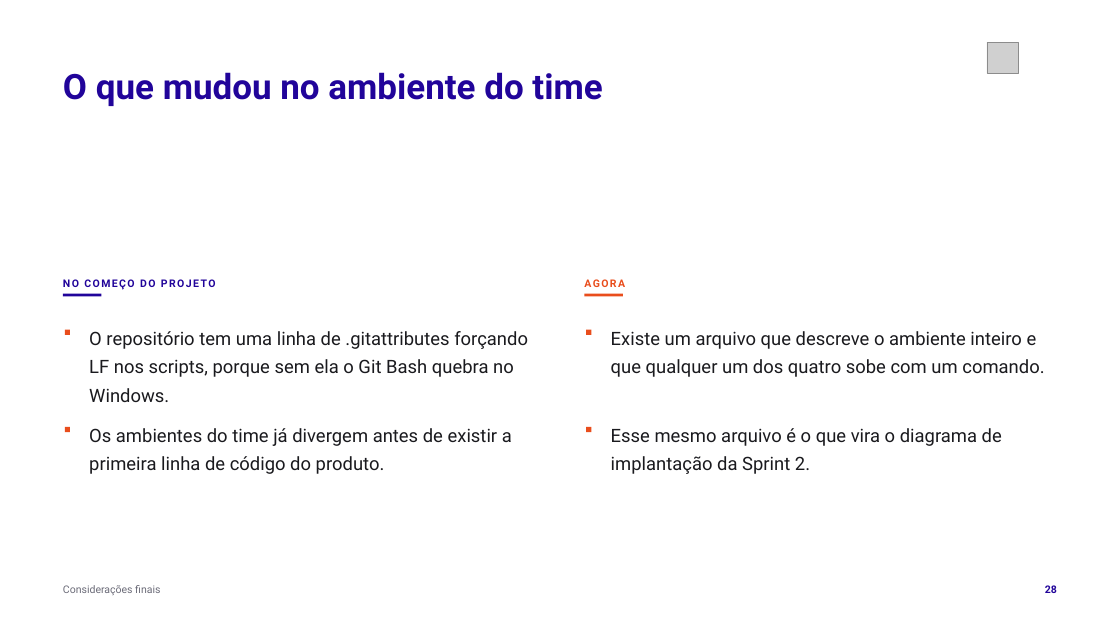
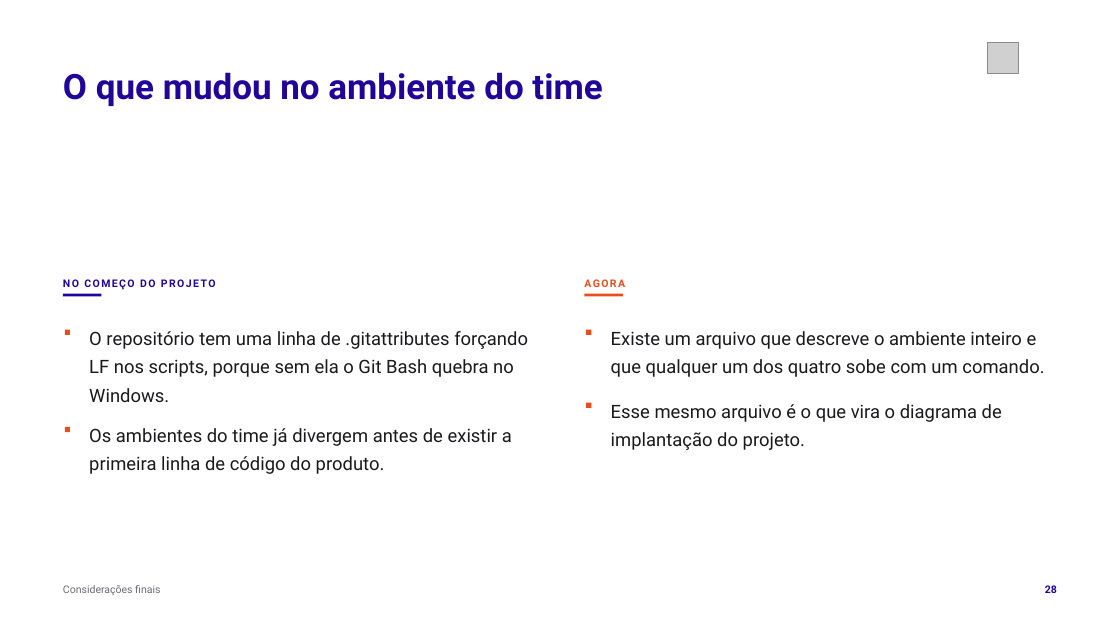
Before and after one commit to tcpassos/invite-app, a slide deck: slide 28 of trabalhos/T1-Docker-Invite-People.pptx. Drawn at 1120x630 pixels with LibreOffice and Linux fonts; fonts in the diff are those of the drawing; grey boxes stand for pictures. Boxes give left, top, right and bottom in pixels: in the first picture for what was removed or moved away, otherwise in the second. Text is boxed around its words. In the diff, an @@ line names an element or a change of style, - is before the commit and + after.

```diff
--- a/trabalhos/T1-Docker-Invite-People.pptx
+++ b/trabalhos/T1-Docker-Invite-People.pptx
@@ rectangle: place and size @@
-rectangle at (586, 427, 592, 432)
+rectangle at (586, 402, 592, 408)
@@ text at (611, 404, 1002, 450): text changed @@
-Esse mesmo arquivo é o que vira o diagrama de implantação da Sprint 2.
+Esse mesmo arquivo é o que vira o diagrama de implantação do projeto.
```
Also in this commit, not shown: 13 other slides changed, 11 other files.
